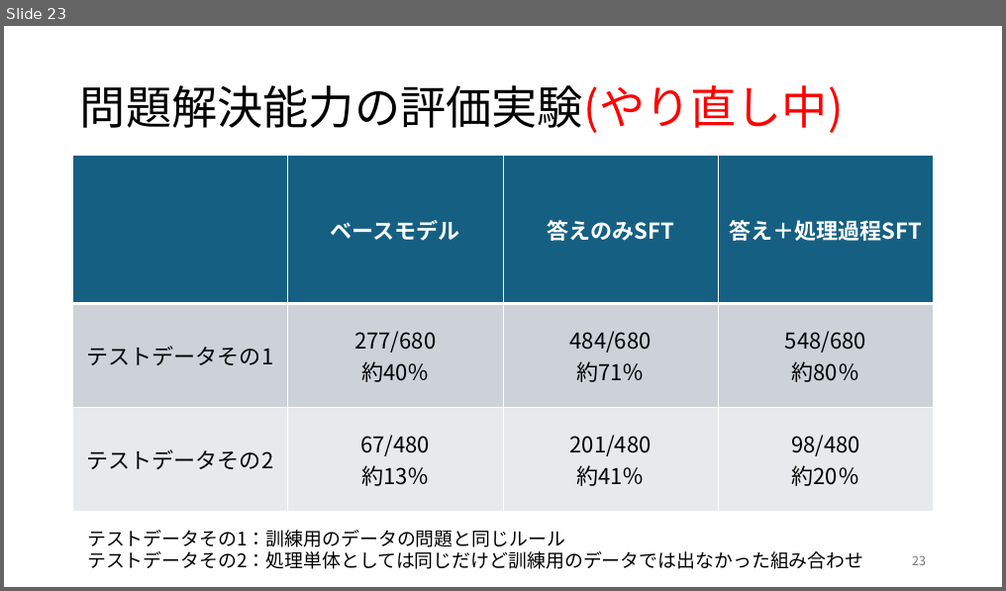
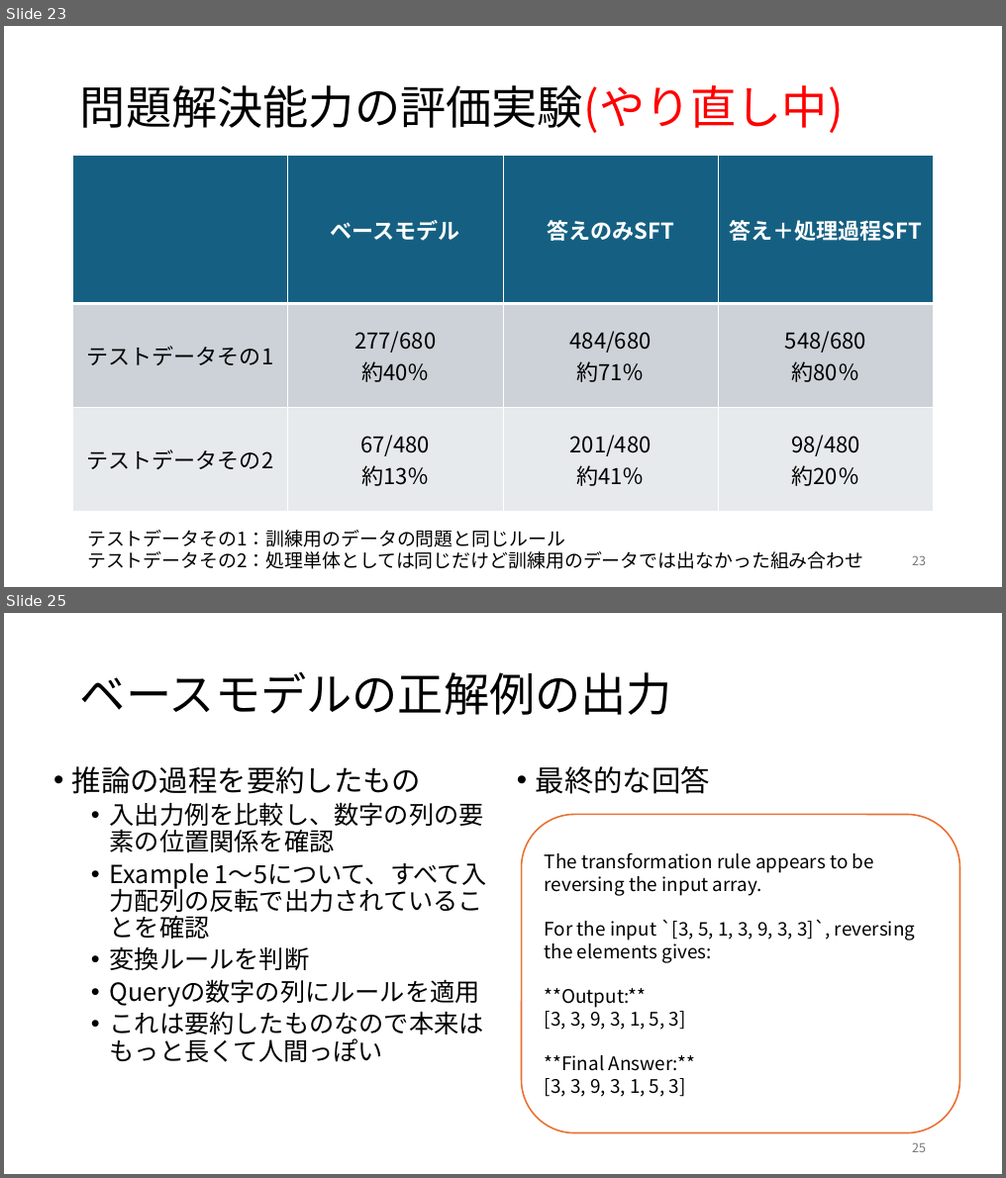
Before and after one commit to rollotea/array-task, a slide deck: 生成AIの追加学習による問題.pptx. Shown one above the other, each under a label of ours: slide 23 before the commit, slides 23 and 25 after it; the slides between them are not shown. The pictures are 1006x591 and 1006x1178 pixels, drawn with LibreOffice and Linux fonts; fonts in the diff are those of the drawing. Boxes give left, top, right and bottom in pixels: in the first picture for what was removed or moved away, otherwise in the second. Text is boxed around its words. In the diff, an @@ line names an element or a change of style, - is before the commit and + after.

```diff
--- a/生成AIの追加学習による問題.pptx
+++ b/生成AIの追加学習による問題.pptx
@@ slide 25 added at <box>4,613,1002,1174</box>, background #FFFFFF @@
@@ title added at <box>80,672,672,715</box>, 44 pt, text #000000 @@
+ベースモデルの正解例の出力
@@ text added at <box>72,766,487,1062</box>, 24 pt, text #000000 @@
+• 推論の過程を要約したもの
+  • 入出力例を比較し、数字の列の要素の位置関係を確認
+  • Example 1～5について、すべて入力配列の反転で出力されていることを確認
+  • 変換ルールを判断
+  • Queryの数字の列にルールを適用
+  • これは要約したものなので本来はもっと長くて人間っぽい
@@ text added at <box>536,766,710,794</box>, 28 pt, text #000000 @@
+• 最終的な回答
@@ rounded rectangle added at <box>522,814,960,1134</box>, fill #FFFFFF, outline #E97132 1.5 pt, 18 pt, text #000000 @@
+The transformation rule appears to be reversing the input array.
+For the input `[3, 5, 1, 3, 9, 3, 3]`, reversing the elements gives:
+**Output:**
+[3, 3, 9, 3, 1, 5, 3]
+**Final Answer:**
+[3, 3, 9, 3, 1, 5, 3]
@@ page number added at <box>912,1143,926,1153</box>, 12 pt, text #797979 @@
+25
```
Also in this commit, not shown: 4 slides changed, 7 other slides added, 1 slide removed, 17 other files.
